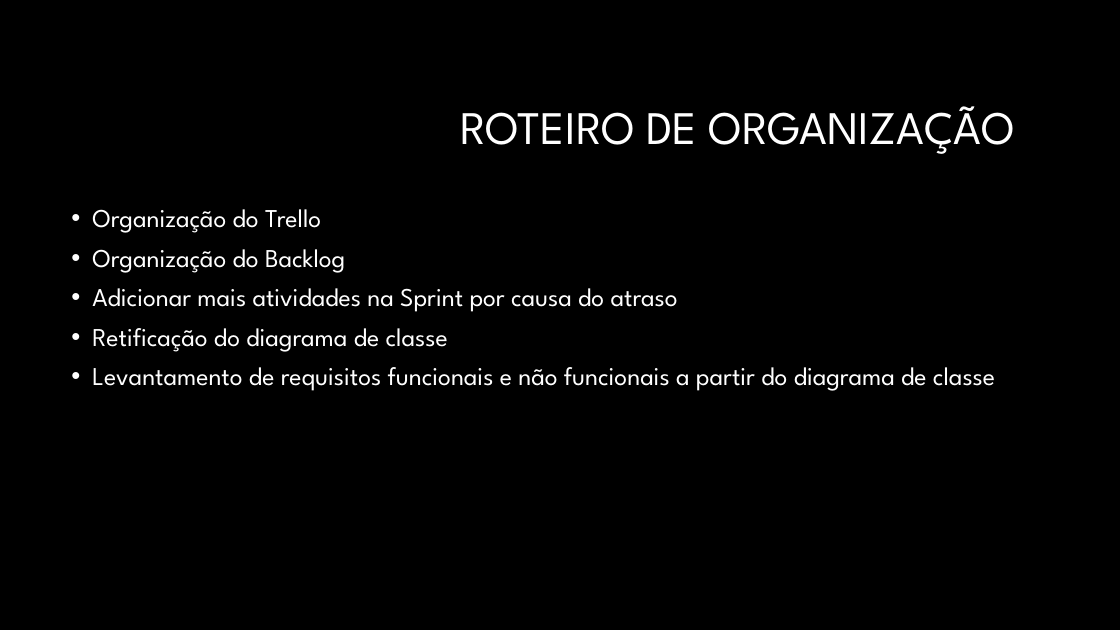
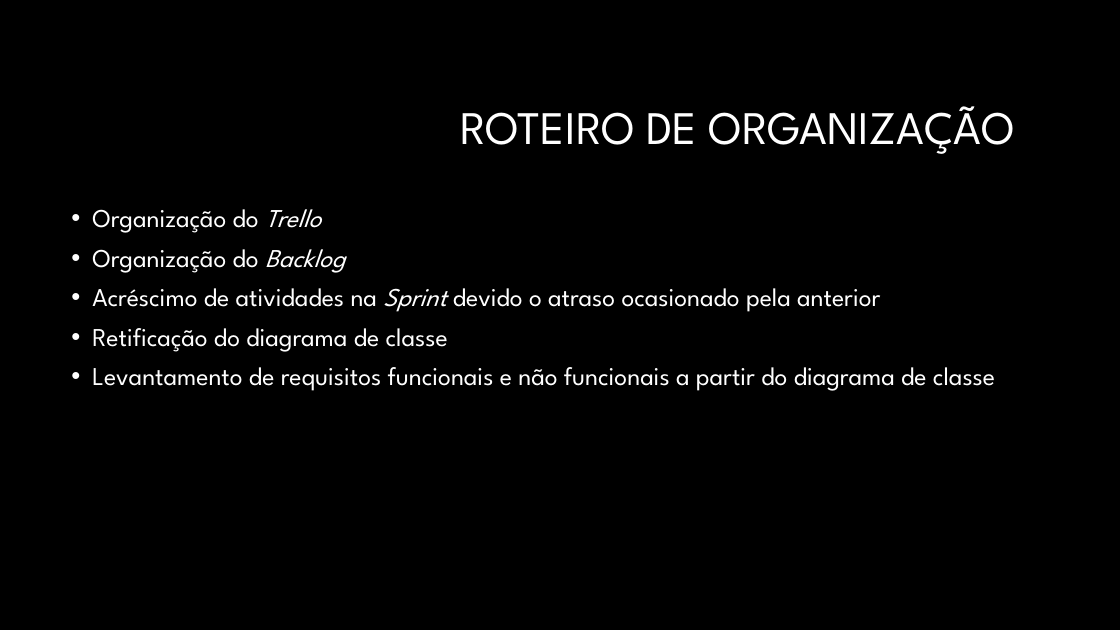
Before and after one commit to dot-coders/commercial-control-system, a slide deck: slide 2 of Slide_sistema_de_controle_comercial_04_05.pptx. Drawn at 1120x630 pixels with LibreOffice and Linux fonts; fonts in the diff are those of the drawing; background and template pictures are left out. Boxes give left, top, right and bottom in pixels: in the first picture for what was removed or moved away, otherwise in the second. Text is boxed around its words. In the diff, an @@ line names an element or a change of style, - is before the commit and + after.

```diff
--- a/Slide_sistema_de_controle_comercial_04_05.pptx
+++ b/Slide_sistema_de_controle_comercial_04_05.pptx
@@ text at <box>92,209,345,273</box>: italic on in "Trello", "Backlog" @@
@@ text at <box>92,288,880,312</box>: text changed @@
-• Adicionar mais atividades na Sprint por causa do atraso
+• Acréscimo de atividades na Sprint devido o atraso ocasionado pela anterior
```
Also in this commit, not shown: 3 other slides changed, 1 other file.
